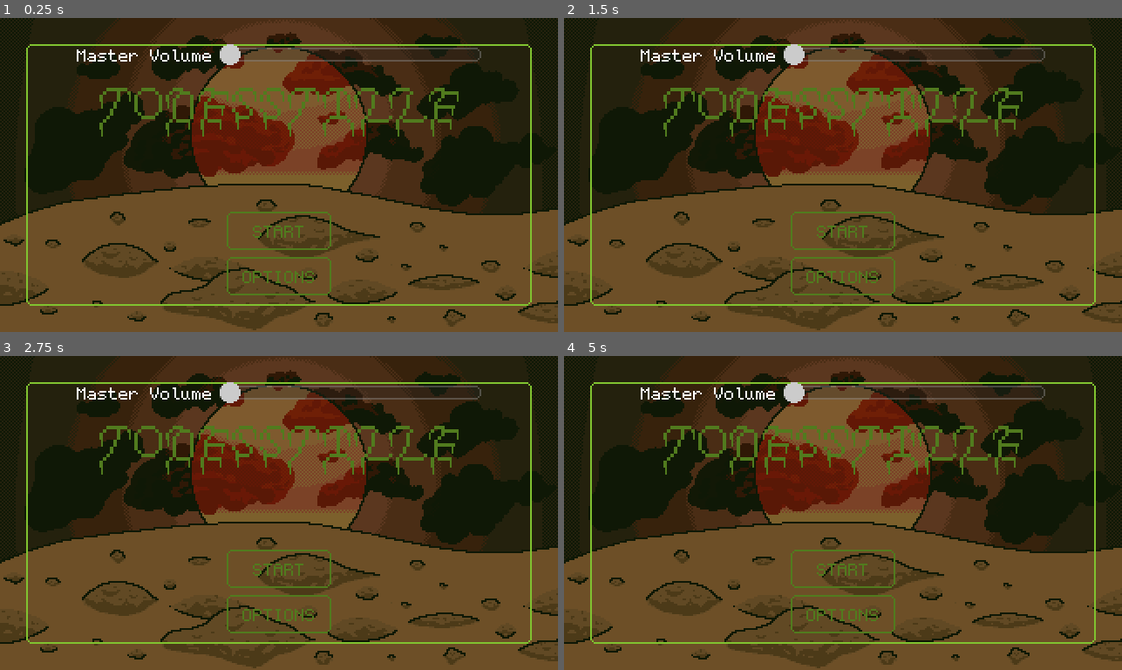
Above: before the commit, frames 1-4 (two rows, left to right).
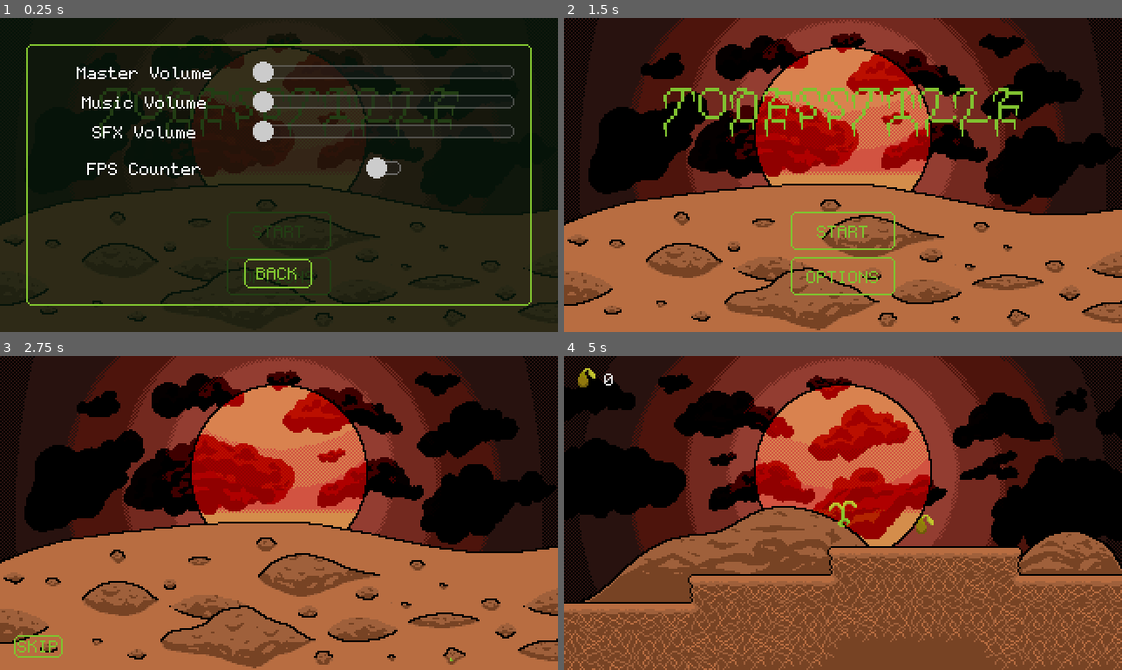
Above: after the commit, the same moments.

Repository: SuperTuxii/Todesstille
Game: Godot game, scene res://scenes/main.tscn
Same seed, same stepped clock (60 frames per second), same inputs: the game is played once before the commit and once after it.
Inputs (mouse positions are in pixels of both pictures, inside the frame that each line leads up to):
- Up to frame 1 (0.25 s): no input
- Up to frame 2 (1.5 s): click (949, 168) at 0.52 s; click (843, 272) at 1.25 s, where only the run after the commit has a clickable "BACK"
- Up to frame 3 (2.75 s): click "START" at 2 s
- Up to frame 4 (5 s): click "START" (after the commit: "SKIP") at 2.75 s; tap Enter at 3.5 s; move the mouse to (965, 497) at 3.52 s; hold Right (right) from 3.53 s (still down); tap W (up) at 3.6, 3.77, 4.07, 4.52, 4.55, 4.82 s; move the mouse to (731, 528) at 4.27 s; tap Alt at 4.35 s

The runs differ from the first frame. In frame 1, 70% of the frame differs, in the area x 0-100%, y 0-100%; in frame 2, 65%; in frame 3, 65%; in frame 4, 59%.

Commit message:
Still working on options menu, but now it can be opened and closed from the main menu. The close it both escape and the back button can be used. I also created a custom theme for the check button. However none of the controls are functional yet so that is something I'll add next.

Diff:
--- a/scenes/main.tscn
+++ b/scenes/main.tscn
@@ -65,6 +65,7 @@
 [ext_resource type="PackedScene" uid="uid://bx5anblhdjyqk" path="res://scenes/styled_panel.tscn" id="66_1epgm"]
 [ext_resource type="Texture2D" uid="uid://4utj0i1b1hx7" path="res://assets/textures/start_animation/frame0058.png" id="66_esrwe"]
 [ext_resource type="Texture2D" uid="uid://bp3cnh710ohpu" path="res://assets/textures/start_animation/frame0059.png" id="67_4b36k"]
+[ext_resource type="Script" uid="uid://b8ak3rk34io07" path="res://scripts/options_menu.gd" id="67_152kg"]
 [ext_resource type="Texture2D" uid="uid://b8o7f5l2h0h8s" path="res://assets/textures/start_animation/frame0060.png" id="68_1v8b0"]
 
 [sub_resource type="Shader" id="Shader_1epgm"]
@@ -77,11 +78,11 @@
 	COLOR *= color;
 }"
 
-[sub_resource type="ShaderMaterial" id="ShaderMaterial_1epgm"]
+[sub_resource type="ShaderMaterial" id="ShaderMaterial_152kg"]
 shader = SubResource("Shader_1epgm")
 shader_parameter/color = Color(0.5019608, 0.7607843, 0.1882353, 1)
 
-[sub_resource type="ShaderMaterial" id="ShaderMaterial_152kg"]
+[sub_resource type="ShaderMaterial" id="ShaderMaterial_r4e17"]
 shader = SubResource("Shader_1epgm")
 shader_parameter/color = Color(0.5019608, 0.7607843, 0.1882353, 1)
 
@@ -286,7 +287,7 @@
 	COLOR *= color;
 }"
 
-[sub_resource type="ShaderMaterial" id="ShaderMaterial_r4e17"]
+[sub_resource type="ShaderMaterial" id="ShaderMaterial_mlv25"]
 shader = SubResource("Shader_xhfw6")
 shader_parameter/color = Color(0.5019608, 0.7607843, 0.1882353, 1)
 
@@ -302,6 +303,20 @@
 
 [sub_resource type="ShaderMaterial" id="ShaderMaterial_y57op"]
 shader = SubResource("Shader_mlv25")
+shader_parameter/color = Color(0.5019608, 0.7607843, 0.1882353, 1)
+
+[sub_resource type="Shader" id="Shader_152kg"]
+code = "shader_type canvas_item;
+render_mode unshaded;
+
+uniform vec4 color : source_color = vec4(1.0);
+
+void fragment() {
+	COLOR *= color;
+}"
+
+[sub_resource type="ShaderMaterial" id="ShaderMaterial_a82wo"]
+shader = SubResource("Shader_152kg")
 shader_parameter/color = Color(0.5019608, 0.7607843, 0.1882353, 1)
 
 [node name="Main" type="Control"]
@@ -355,7 +370,7 @@
 alignment = 1
 
 [node name="StartButton" parent="TitleScreen/Buttons" instance=ExtResource("4_1epgm")]
-material = SubResource("ShaderMaterial_1epgm")
+material = SubResource("ShaderMaterial_152kg")
 custom_minimum_size = Vector2(60, 22)
 layout_mode = 2
 size_flags_horizontal = 4
@@ -364,7 +379,7 @@
 minimum_size = Vector2(60, 0)
 
 [node name="OptionsButton" parent="TitleScreen/Buttons" instance=ExtResource("4_1epgm")]
-material = SubResource("ShaderMaterial_152kg")
+material = SubResource("ShaderMaterial_r4e17")
 custom_minimum_size = Vector2(60, 22)
 layout_mode = 2
 size_flags_horizontal = 4
@@ -384,7 +399,7 @@
 
 [node name="SkipButton" parent="." instance=ExtResource("4_1epgm")]
 visible = false
-material = SubResource("ShaderMaterial_r4e17")
+material = SubResource("ShaderMaterial_mlv25")
 custom_minimum_size = Vector2(28, 13)
 layout_mode = 1
 anchors_preset = -1
@@ -399,22 +414,80 @@
 [node name="OptionsMenu" parent="." instance=ExtResource("66_1epgm")]
 material = SubResource("ShaderMaterial_y57op")
 layout_mode = 1
+script = ExtResource("67_152kg")
 margin = Vector2(15, 15)
-background_color = Color(0.25, 0.25, 0.25, 0.49019608)
-
-[node name="GridContainer" type="GridContainer" parent="OptionsMenu"]
+color = Color(0.5035, 0.76, 0.19, 1)
+background_color = Color(0.0625, 0.12500003, 0.25, 0.78431374)
+
+[node name="MarginContainer" type="MarginContainer" parent="OptionsMenu"]
+layout_mode = 2
+theme_override_constants/margin_left = 10
+theme_override_constants/margin_top = 10
+theme_override_constants/margin_right = 10
+theme_override_constants/margin_bottom = 10
+
+[node name="VBoxContainer" type="VBoxContainer" parent="OptionsMenu/MarginContainer"]
+layout_mode = 2
+
+[node name="GridContainer" type="GridContainer" parent="OptionsMenu/MarginContainer/VBoxContainer"]
+layout_mode = 2
+theme_override_constants/v_separation = 5
+columns = 2
+
+[node name="Label" type="Label" parent="OptionsMenu/MarginContainer/VBoxContainer/GridContainer"]
+layout_mode = 2
+size_flags_horizontal = 3
+text = "Master Volume"
+horizontal_alignment = 1
+
+[node name="HSlider" type="HSlider" parent="OptionsMenu/MarginContainer/VBoxContainer/GridContainer"]
+custom_minimum_size = Vector2(150, 0)
+layout_mode = 2
+size_flags_horizontal = 8
+
+[node name="Label2" type="Label" parent="OptionsMenu/MarginContainer/VBoxContainer/GridContainer"]
+layout_mode = 2
+size_flags_horizontal = 3
+text = "Music Volume"
+horizontal_alignment = 1
+
+[node name="HSlider2" type="HSlider" parent="OptionsMenu/MarginContainer/VBoxContainer/GridContainer"]
+custom_minimum_size = Vector2(150, 0)
+layout_mode = 2
+size_flags_horizontal = 8
+
+[node name="Label3" type="Label" parent="OptionsMenu/MarginContainer/VBoxContainer/GridContainer"]
+layout_mode = 2
+size_flags_horizontal = 3
+text = "SFX Volume"
+horizontal_alignment = 1
+
+[node name="HSlider3" type="HSlider" parent="OptionsMenu/MarginContainer/VBoxContainer/GridContainer"]
+custom_minimum_size = Vector2(150, 0)
+layout_mode = 2
+size_flags_horizontal = 8
+
+[node name="Label4" type="Label" parent="OptionsMenu/MarginContainer/VBoxContainer/GridContainer"]
+layout_mode = 2
+size_flags_horizontal = 3
+text = "FPS Counter"
+horizontal_alignment = 1
+
+[node name="CheckButton" type="CheckButton" parent="OptionsMenu/MarginContainer/VBoxContainer/GridContainer"]
 layout_mode = 2
 size_flags_horizontal = 4
-columns = 2
-
-[node name="Label" type="Label" parent="OptionsMenu/GridContainer"]
-layout_mode = 2
-text = "Master Volume"
-
-[node name="HSlider" type="HSlider" parent="OptionsMenu/GridContainer"]
-custom_minimum_size = Vector2(150, 0)
-layout_mode = 2
+
+[node name="BackButton" parent="OptionsMenu/MarginContainer/VBoxContainer" instance=ExtResource("4_1epgm")]
+material = SubResource("ShaderMaterial_a82wo")
+custom_minimum_size = Vector2(39, 17)
+layout_mode = 2
+size_flags_horizontal = 4
+size_flags_vertical = 10
+text = "BACK"
+margin = Vector2(15, 5)
 
 [connection signal="pressed" from="TitleScreen/Buttons/StartButton" to="." method="_on_start_button_pressed"]
+[connection signal="pressed" from="TitleScreen/Buttons/OptionsButton" to="." method="_on_options_button_pressed"]
 [connection signal="animation_finished" from="StartAnimation" to="." method="_on_start_animation_animation_finished"]
 [connection signal="pressed" from="SkipButton" to="." method="_on_skip_button_pressed"]
+[connection signal="pressed" from="OptionsMenu/MarginContainer/VBoxContainer/BackButton" to="OptionsMenu" method="_on_back_button_pressed"]
--- a/scripts/main.gd
+++ b/scripts/main.gd
@@ -7,7 +7,7 @@
 	$StartAnimation.play()
 
 func _on_options_button_pressed() -> void:
-	pass # TODO: Add Options
+	$OptionsMenu.visible = !$OptionsMenu.visible
 
 func _on_start_animation_animation_finished() -> void:
 	get_tree().create_timer(1).timeout.connect(change_scene)
--- /dev/null
+++ b/scripts/options_menu.gd
@@ -0,0 +1,12 @@
+@tool
+class_name OptionsMenu extends StyledPanel
+
+func _ready() -> void:
+	super._ready()
+
+func _process(_delta: float) -> void:
+	if Input.is_action_just_pressed("ui_cancel"):
+		visible = false
+
+func _on_back_button_pressed() -> void:
+	visible = !visible
--- a/theme.tres
+++ b/theme.tres
@@ -1,4 +1,9 @@
-[gd_resource type="Theme" load_steps=10 format=3 uid="uid://bh32845f688xm"]
+[gd_resource type="Theme" load_steps=13 format=3 uid="uid://bh32845f688xm"]
+
+[ext_resource type="Texture2D" uid="uid://bkphflvn5s7hc" path="res://assets/textures/check_button/checked.png" id="1_cjfk0"]
+[ext_resource type="Texture2D" uid="uid://4njcnt0so88r" path="res://assets/textures/check_button/unchecked.png" id="2_vj6dk"]
+
+[sub_resource type="StyleBoxEmpty" id="StyleBoxEmpty_cjfk0"]
 
 [sub_resource type="Gradient" id="Gradient_wvktn"]
 interpolation_mode = 1
@@ -84,6 +89,9 @@
 Button/font_sizes/font_size = 9
 CheckBox/font_sizes/font_size = 9
 CheckButton/font_sizes/font_size = 9
+CheckButton/icons/checked = ExtResource("1_cjfk0")
+CheckButton/icons/unchecked = ExtResource("2_vj6dk")
+CheckButton/styles/focus = SubResource("StyleBoxEmpty_cjfk0")
 CodeEdit/font_sizes/font_size = 9
 ColorPickerButton/font_sizes/font_size = 9
 FoldableContainer/font_sizes/font_size = 9
Binary file added: assets/textures/check_button/checked.png
Not shown, added: assets/textures/check_button/checked.png.import
Binary file added: assets/textures/check_button/frame.png
Not shown, added: assets/textures/check_button/frame.png.import
Binary file added: assets/textures/check_button/unchecked.png
Not shown, added: assets/textures/check_button/unchecked.png.import
Not shown: 1 places in scenes/main.tscn that only renumber resources
Not shown, added: scripts/options_menu.gd.uid
